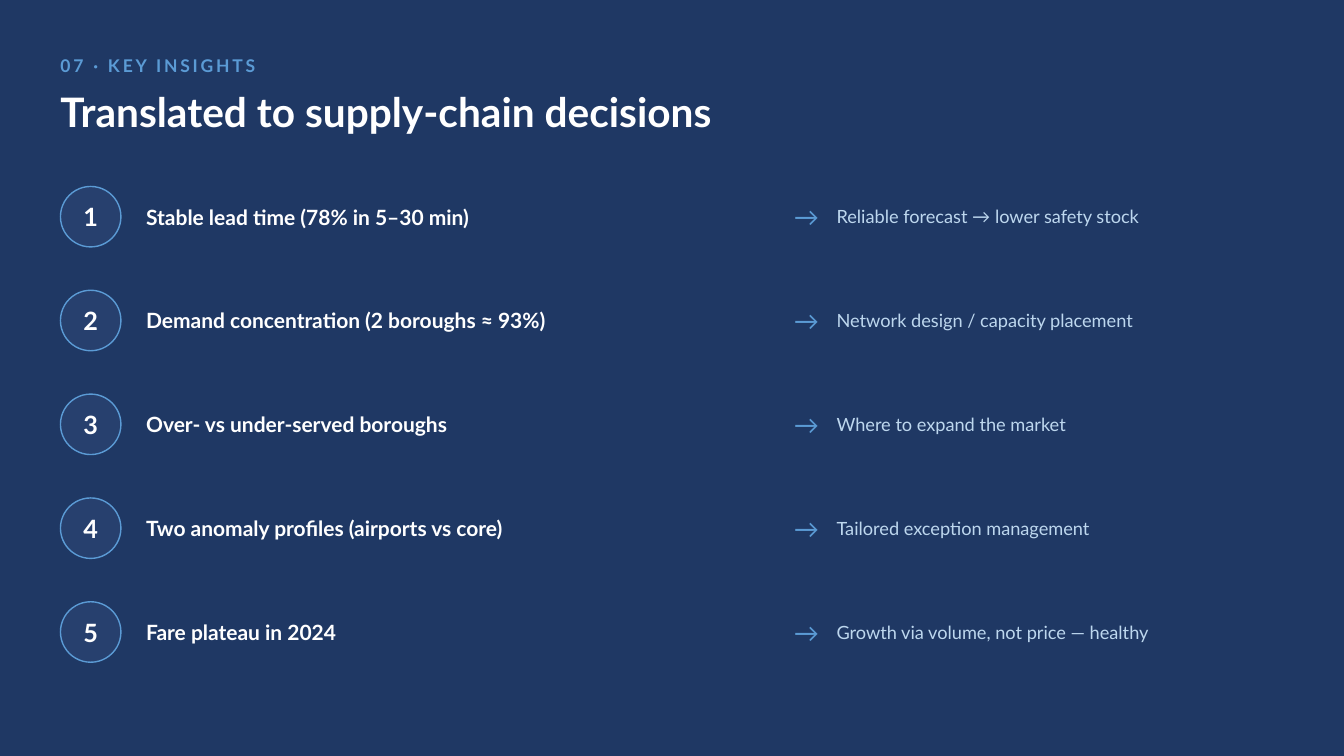
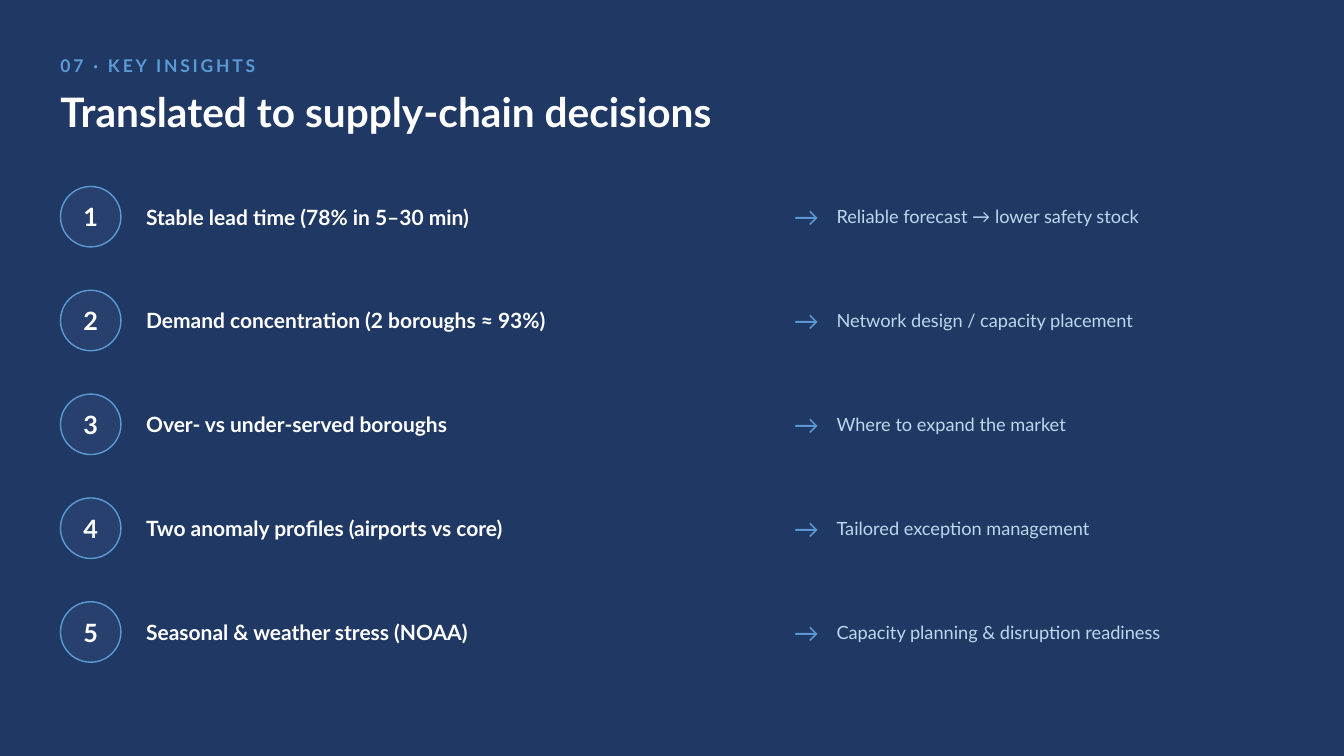
Before and after one commit to Nicolas-arch/3m-techcase-nyc-tlc, a slide deck: slide 14 of presentation/3M_TechCase_Presentation.pptx (slide 13 before the commit). Drawn at 1344x756 pixels with LibreOffice and Linux fonts; fonts in the diff are those of the drawing. Boxes give left, top, right and bottom in pixels: in the first picture for what was removed or moved away, otherwise in the second. Text is boxed around its words. In the diff, an @@ line names an element or a change of style, - is before the commit and + after.

Commit message:
docs: deck 15 slides (P6 Weather) + roteiro + kit + parte 2

```diff
--- a/presentation/3M_TechCase_Presentation.pptx
+++ b/presentation/3M_TechCase_Presentation.pptx
@@ text at bbox=[146, 623, 467, 643]: text changed @@
-Fare plateau in 2024
+Seasonal & weather stress (NOAA)
@@ text at bbox=[837, 625, 1160, 643]: text changed @@
-Growth via volume, not price — healthy
+Capacity planning & disruption readiness
```
Also in this commit, not shown: 1 other slide changed, 1 slide added, 6 other files.
